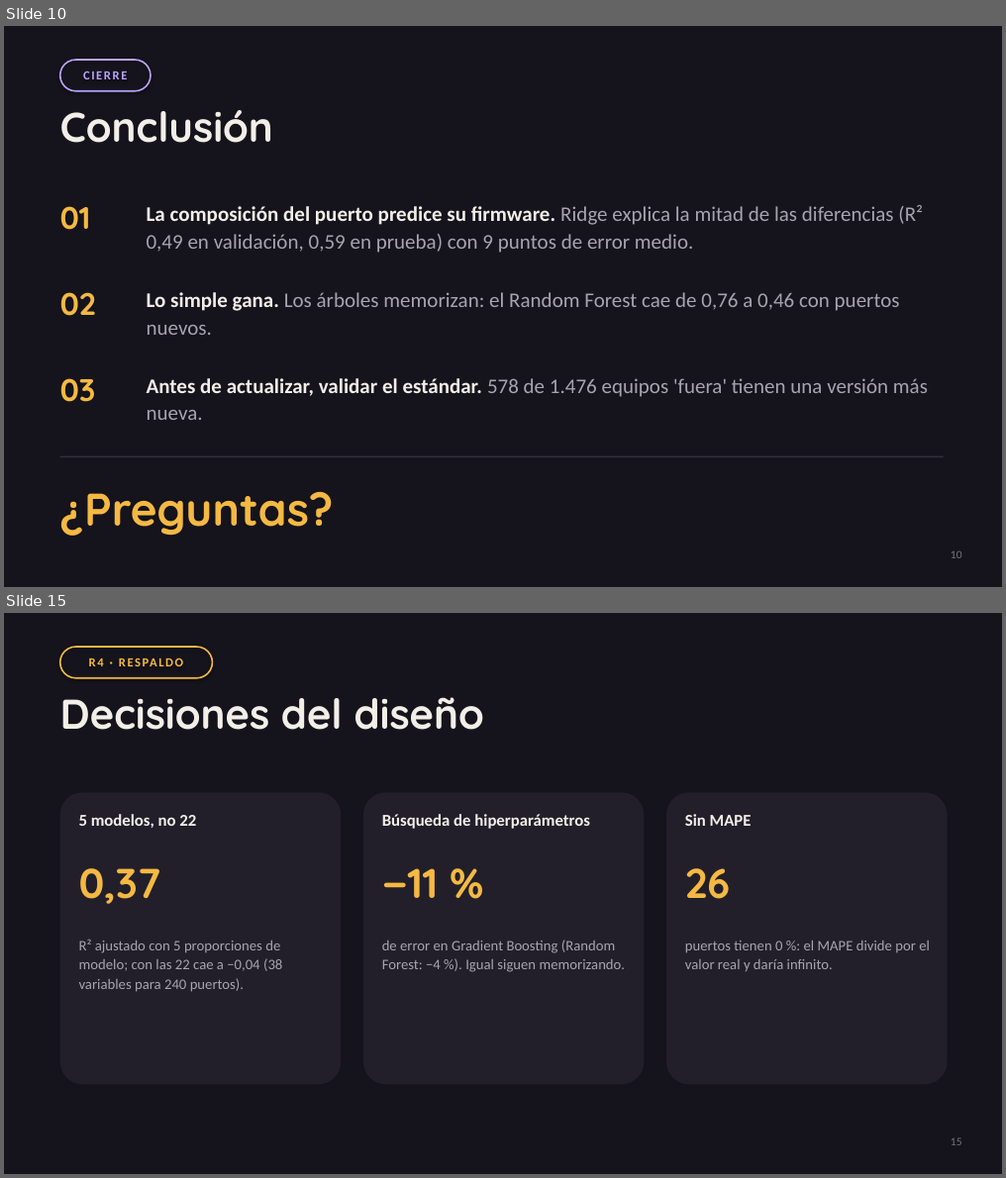
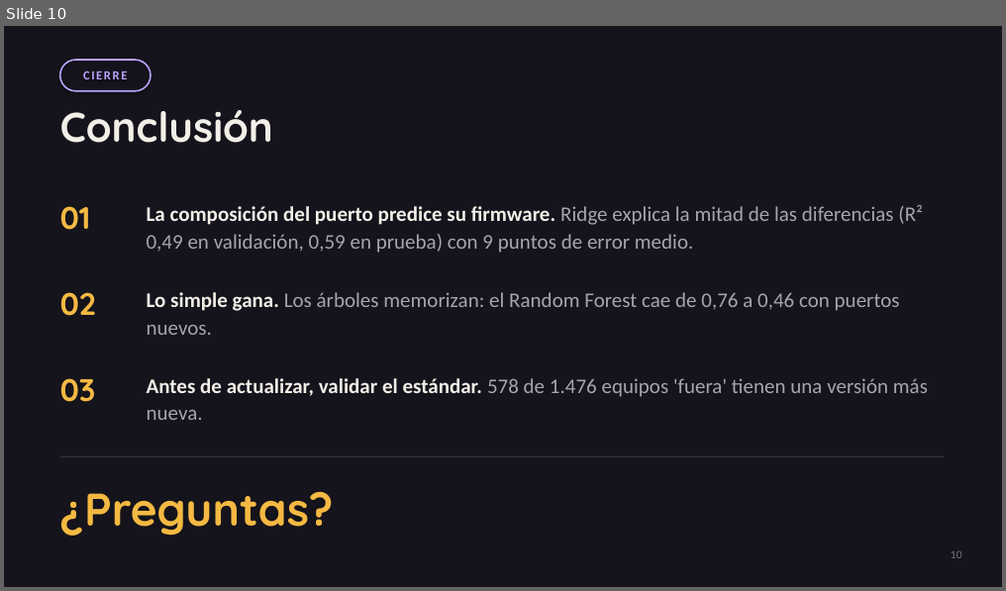
Before and after one commit to forzanijuan22/red-gpon-tp4, a slide deck: trabajos_practicos/presentaciones/TP2_presentacion.pptx. Shown one above the other, each under a label of ours: slides 10 and 15 before the commit, slide 10 after it; the slides between them are not shown. The pictures are 1006x1178 and 1006x591 pixels, drawn with LibreOffice and Linux fonts; fonts in the diff are those of the drawing. Boxes give left, top, right and bottom in pixels: in the first picture for what was removed or moved away, otherwise in the second. Text is boxed around its words. In the diff, an @@ line names an element or a change of style, - is before the commit and + after.

```diff
--- a/trabajos_practicos/presentaciones/TP2_presentacion.pptx
+++ b/trabajos_practicos/presentaciones/TP2_presentacion.pptx
@@ slide 15 removed at (4,613,1002,1174), background #15131B @@
@@ rounded rectangle removed at (60,647,212,678) @@
-R4 · RESPALDO
@@ text removed at (60,697,484,730) @@
-Decisiones del diseño
@@ rounded rectangle removed at (60,792,341,1084) @@
@@ text removed at (79,814,196,828) @@
-5 modelos, no 22
@@ rounded rectangle removed at (363,792,645,1084) @@
@@ text removed at (382,814,590,829) @@
-Búsqueda de hiperparámetros
@@ rounded rectangle removed at (666,792,947,1084) @@
@@ text removed at (685,814,751,826) @@
-Sin MAPE
@@ text removed at (79,868,161,904) @@
-0,37
@@ text removed at (382,868,439,898) @@
-−11 %
@@ text removed at (685,868,730,899) @@
-26
@@ text removed at (79,940,282,992) @@
-R² ajustado con 5 proporciones de modelo; con las 22 cae a −0,04 (38 variables para 240 puertos).
@@ text removed at (382,940,626,972) @@
-de error en Gradient Boosting (Random Forest: −4 %). Igual siguen memorizando.
@@ text removed at (685,941,930,972) @@
-puertos tienen 0 %: el MAPE divide por el valor real y daría infinito.
@@ text removed at (950,1139,962,1146) @@
-15
```
Also in this commit, not shown: 5 other slides removed, 4 other files.
